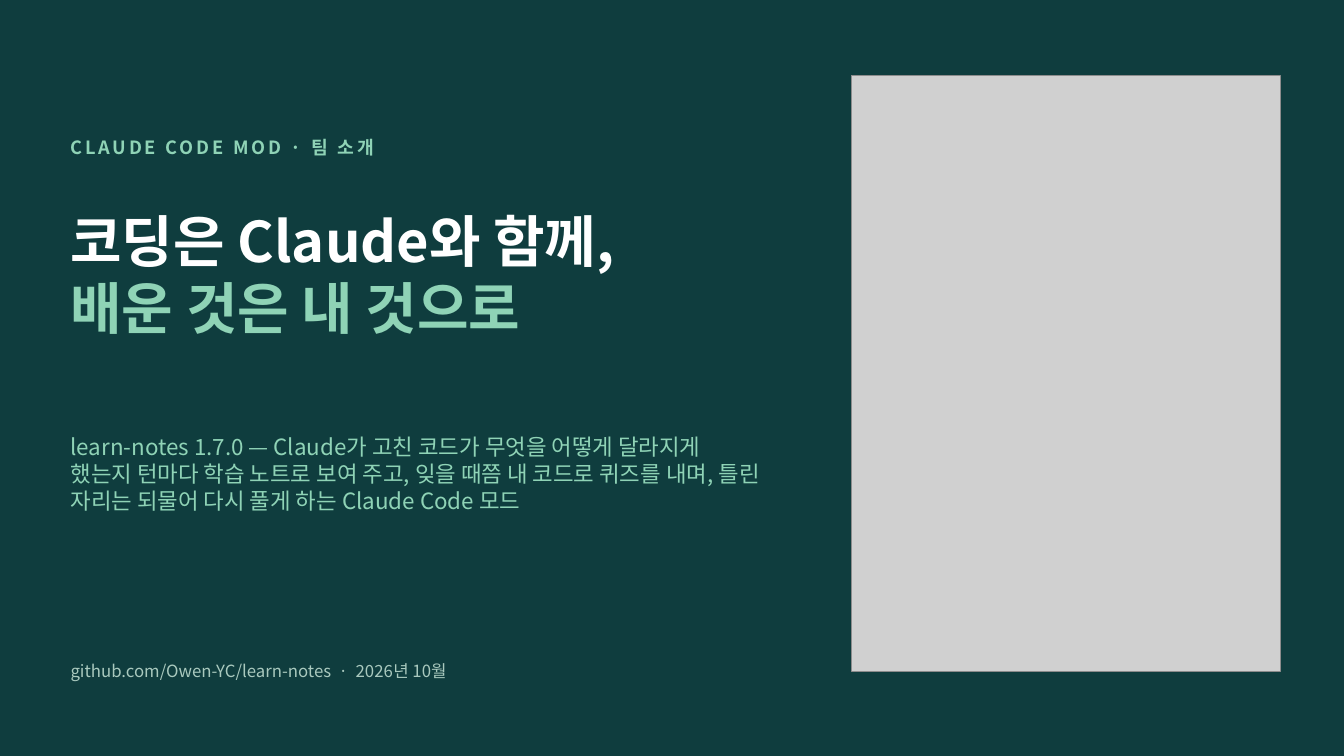
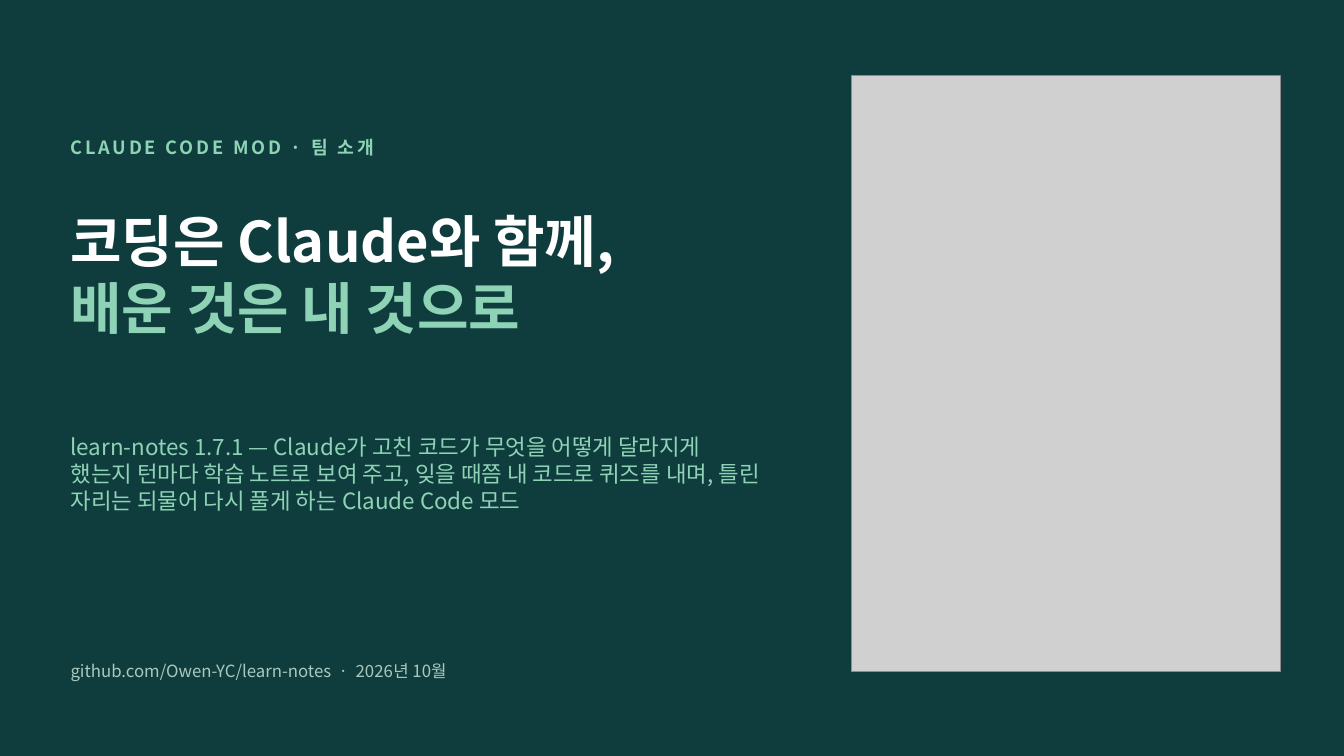
Before and after one commit to Owen-YC/learn-notes, a slide deck: slide 1 of docs/team/learn-notes-intro.pptx. Drawn at 1344x756 pixels with LibreOffice and Linux fonts; fonts in the diff are those of the drawing; grey boxes stand for pictures. Boxes give left, top, right and bottom in pixels: in the first picture for what was removed or moved away, otherwise in the second. Text is boxed around its words. In the diff, an @@ line names an element or a change of style, - is before the commit and + after.

```diff
--- a/docs/team/learn-notes-intro.pptx
+++ b/docs/team/learn-notes-intro.pptx
@@ text at bbox=[71, 436, 760, 511]: text changed @@
-learn-notes 1.7.0 — Claude가 고친 코드가 무엇을 어떻게 달라지게 했는지 턴마다 학습 노트로 보여 주고, 잊을 때쯤 내 코드로 퀴즈를 내며, 틀린 자리는 되물어 다시 풀게 하는 Claude Code 모드
+learn-notes 1.7.1 — Claude가 고친 코드가 무엇을 어떻게 달라지게 했는지 턴마다 학습 노트로 보여 주고, 잊을 때쯤 내 코드로 퀴즈를 내며, 틀린 자리는 되물어 다시 풀게 하는 Claude Code 모드
```
Also in this commit, not shown: 3 other slides changed, 10 other files.
